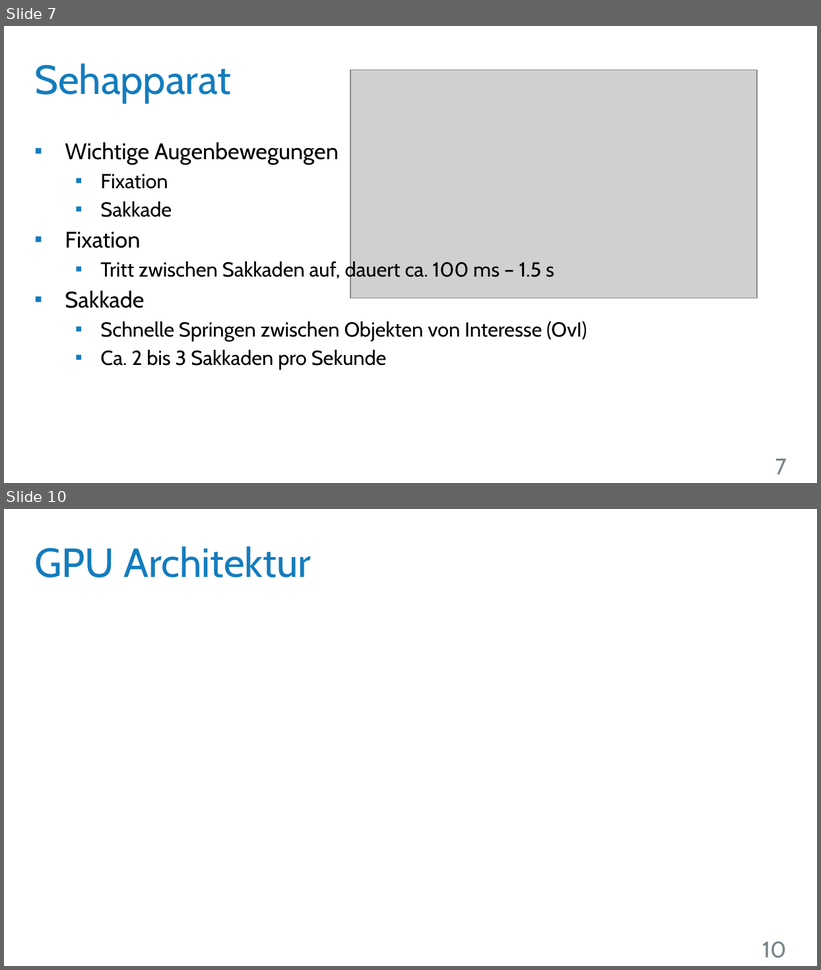
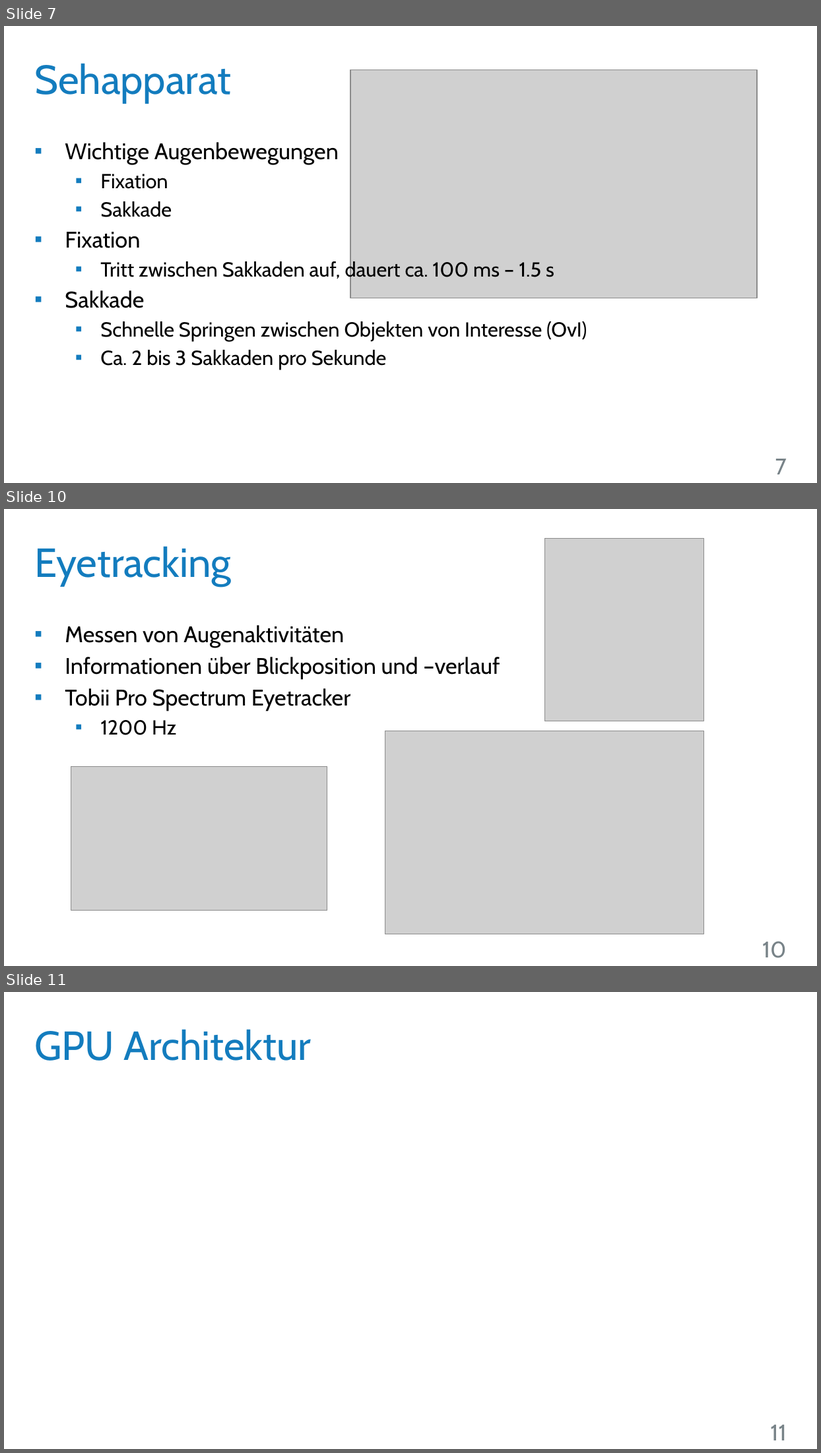
Before and after one commit to UniStuttgart-VISUS/FoveatedVolumeRendering, a slide deck: Dokumente/Vortrag/Wahrnehmungsorientiertes_Volumen-Rendering.pptx. Shown one above the other, each under a label of ours: slides 7 and 10 before the commit, slides 7, 10 and 11 after it; the slides between them are not shown. The pictures are 821x970 and 821x1453 pixels, drawn with LibreOffice and Linux fonts; fonts in the diff are those of the drawing; grey boxes stand for pictures; background and template pictures are left out. Boxes give left, top, right and bottom in pixels: in the first picture for what was removed or moved away, otherwise in the second. Text is boxed around its words. In the diff, an @@ line names an element or a change of style, - is before the commit and + after.

Commit message:
Vortrag: Volumenrendering und Eyetracking.

```diff
--- a/Dokumente/Vortrag/Wahrnehmungsorientiertes_Volumen-Rendering.pptx
+++ b/Dokumente/Vortrag/Wahrnehmungsorientiertes_Volumen-Rendering.pptx
@@ slide 10 added at bbox=[4, 509, 817, 966], background #FFFFFF @@
@@ title added at bbox=[34, 546, 231, 586], 36 pt, text #137CBE @@
+Eyetracking
@@ picture added at bbox=[545, 538, 704, 722] @@
@@ text added at bbox=[65, 625, 500, 735], 20 pt, text #000000 @@
+▪ Messen von Augenaktivitäten
+▪ Informationen über Blickposition und –verlauf
+▪ Tobii Pro Spectrum Eyetracker
+  ▪ 1200 Hz
@@ picture added at bbox=[385, 731, 704, 934] @@
@@ picture added at bbox=[71, 767, 327, 911] @@
@@ page number added at bbox=[762, 941, 787, 958], 20 pt, text #788388 @@
+10
@@ what was slide 10 is now slide 11 @@
@@ page number at bbox=[770, 1425, 786, 1441]: text changed @@
-10
+11
```
Also in this commit, not shown: 2 other slides added, 2 slides removed.
